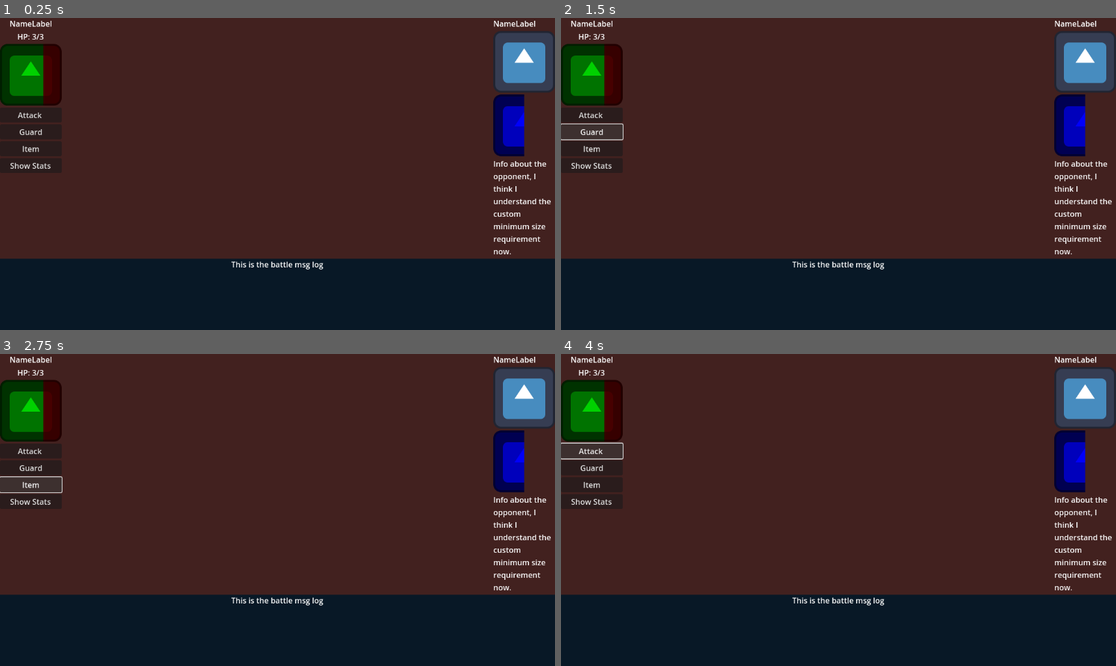
Above: before the commit, frames 1-4 (two rows, left to right).
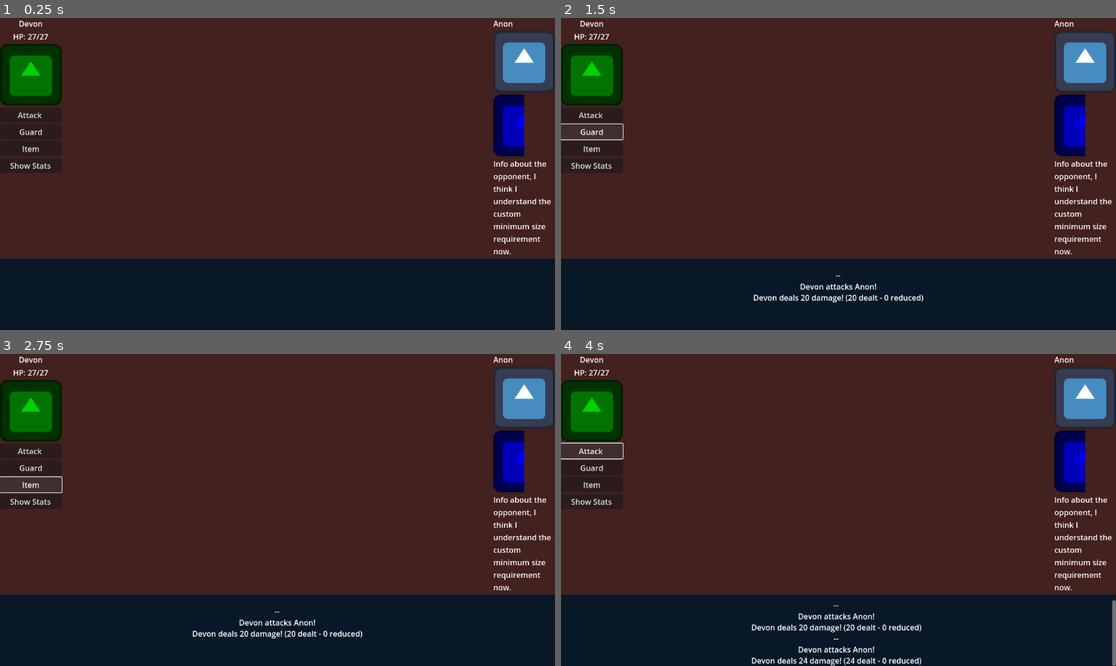
Above: after the commit, the same moments.

Repository: Cuppit/UI-Fights2
Game: Godot game, scene res://scenes/main_game_ui.tscn
Two runs of this game, one before a commit and one after it. Both use one fixed random seed, a clock stepped at 60 frames per second and the inputs below. The engine's default icon, where the game draws it, is replaced by a stand-in: a white triangle on a blue panel in a dark square.
Inputs:
- Up to frame 1 (0.25 s): no input
- Up to frame 2 (1.5 s): click "Attack" at 0.5 s; click "Guard" at 1.25 s
- Up to frame 3 (2.75 s): click "Item" at 2 s
- Up to frame 4 (4 s): click "Show Stats" at 2.75 s; click "Attack" at 3.5 s

The runs differ from the first frame. In frame 1, 1.1% of the frame differs, in the area x 1-97%, y 0-81%; in frame 2, 1.6%; in frame 3, 1.6%; in frame 4, 2.2%, in the area x 1-100%, y 0-100%.

Commit message:
database scripts implemented

Diff:
--- a/scenes/main_game_ui.tscn
+++ b/scenes/main_game_ui.tscn
@@ -117,14 +117,14 @@
 size_flags_vertical = 3
 color = Color(0.0316364, 0.0940824, 0.147707, 1)
 
-[node name="RichTextLabel" type="RichTextLabel" parent="Background/VBoxContainer/InfoBox"]
+[node name="BattleLog" type="RichTextLabel" parent="Background/VBoxContainer/InfoBox"]
 layout_mode = 1
 anchors_preset = 15
 anchor_right = 1.0
 anchor_bottom = 1.0
 grow_horizontal = 2
 grow_vertical = 2
-text = "This is the battle msg log"
+scroll_following = true
 horizontal_alignment = 1
 
 [connection signal="pressed" from="Background/VBoxContainer/HBoxContainer/PlayerUI/BtnAttack" to="." method="_on_btn_attack_pressed"]
--- /dev/null
+++ b/scripts/databases/armor_db.gd
@@ -0,0 +1,5 @@
+extends Node
+
+func build_armor_db():
+	Global.armorDB["None"]=Armor.new()
+	Global.armorDB["Gambeson"]=Armor.new("Gambeson", 1, Armor.ArmorType.LIGHT, "Minimal protection for your person.")
--- /dev/null
+++ b/scripts/databases/character_db.gd
@@ -0,0 +1 @@
+extends Node
--- /dev/null
+++ b/scripts/databases/weapon_db.gd
@@ -0,0 +1,7 @@
+extends Node
+
+func build_weapon_db():
+	Global.weaponDB["None"]=Weapon.new()
+	Global.weaponDB["Dagger"]=Weapon.new("Dagger",3, Weapon.DamageType.SLASHING, "A standard six-inch all-purpose blade.")
+	Global.weaponDB["Club"]=Weapon.new("Club",3, Weapon.DamageType.BLUDGEONING, "A weapon for applying blunt trauma.")
+	Global.weaponDB["Shortspear"]=Weapon.new("Shortspear",3, Weapon.DamageType.PIERCING, "A three-foot pole with a sharp point at the end.")
--- a/scripts/game_character.gd
+++ b/scripts/game_character.gd
@@ -26,7 +26,9 @@
 
 func get_dex():
 
-	print("DEBUG: type of Global.weaponDB.get(equipped_weapon,'None') is: ",Global.weaponDB.get(equipped_weapon,"None"))
+	print("DEBUG: Global.weaponDB.get(",equipped_weapon,"'None') yields: ",\
+		Global.weaponDB.get(equipped_weapon,"None"),"Weapon name is:",\
+		Global.weaponDB.get(equipped_weapon,"None").weapon_name)
 	var total = base_dex \
 		+ Global.weaponDB.get(equipped_weapon,"None").stat_bonuses.get("dex") \
 		+ Global.armorDB.get(equipped_armor,"None").stat_bonuses.get("dex")
@@ -57,7 +59,7 @@
 ## More to be defined later, but the most basic factor: constitution * 3.
 ## (And also max health can never go below 1)
 func get_max_health():
-	var total = (get_con()*3)
+	var total = (get_con()*9)
 	return total if total > 1 else 1
 
 ## Debug function to test how script hierarchy/scoping works in Godot
@@ -67,7 +69,11 @@
 func process_turn(ability_name="", target=null):
 	Abilities.execute_ability(self, ability_name, target)
 
-func _init(stren=1, dex=1, con=1):
+func _init(chname="Anon",stren=1, dex=1, con=1):
+	character_name=chname
 	base_str = stren
 	base_dex = dex
 	base_con = con
+
+	## Initialize starting stats that are changable (e.g. HP)
+	curr_health = get_max_health()
--- a/scripts/global/abilities.gd
+++ b/scripts/global/abilities.gd
@@ -10,25 +10,18 @@
 			if tgt==null:
 				print("  error in function 'Abilities.execute_ability(",user,ability_name,tgt,")' -- no target for the attack")
 			else:
-				print("    Character",user,"is attacking target:",tgt)
 				var roll_range = user.get_accuracy() + tgt.get_evasion()
 				var attack_roll = rng.randi_range(1, roll_range)
-				print("    attacker accuracy: ",user.get_accuracy())
-				print("    attack roll result:",attack_roll,"/",roll_range)
 				if attack_roll > user.get_accuracy():
-					print("    Character",user,"MISSES!")
+					Global.battle_log.append(str(user," misses!"))
 				else:
-					print("    Character",user,"HITS!")
 					#calculate damage dealt
 					var dmg_dealt = user.get_damage() + rng.randi_range(0,user.get_damage())
 					var dmg_resisted = tgt.get_armor()
 
 					var net_dmg = dmg_dealt - dmg_resisted
-
+					Global.battle_log.append(str(user.character_name," deals ",net_dmg," damage! (",dmg_dealt," dealt - ",dmg_resisted," reduced)"))
 					#Apply damage (ensure "negative" damage isn't applied if armor completely blocks attack)
-					print("    Target health BEFORE damage dealt:",tgt.curr_health)
 					tgt.curr_health -= net_dmg if net_dmg > 0 else 0
-					print("    Damage dealt:",dmg_dealt,"-",dmg_resisted,"=",dmg_dealt-dmg_resisted)
-					print("    Target remaining health:",tgt.curr_health)
 		_:
 			print("MSG: Abilities.execute_ability(): No valid ability name attempted to execute?")
--- a/scripts/global/global.gd
+++ b/scripts/global/global.gd
@@ -4,15 +4,36 @@
 
 var weaponDB = {"None":Weapon.new()}
 var armorDB = {"None":Armor.new()}
+#var characterDB ={"Placeholder":GameCharacter.new()}
 
+## Gain access to scripts designed to build databases for game use
+## Potentially over-engineering, however want raw data to be somewhat separate from main logic
+var WeaponDBScript = preload("res://scripts/databases/weapon_db.gd")
+var ArmorDBScript = preload("res://scripts/databases/armor_db.gd")
+var CharacterDBScript = preload("res://scripts/databases/character_db.gd")
+
+
+## Cleared before every battle.  Battle messages are logged as an array
+## of strings that the battle UI pulls from regularly.
+
+var battle_log = [""]
+signal battle_log_updated(battle_log)
+
+# TODO 20250719: remove signal-related stuff like this
+func update_battle_log(msg=""):
+	battle_log.append(msg)
+	emit_signal("battle_log_updated", msg)
 
 ## Function to build the globally accessible weaponDB.
 func build_weapon_db():
-	weaponDB["None"]=Weapon.new()
-	weaponDB["Dagger"]=Weapon.new("Dagger",3, Weapon.DamageType.SLASHING, "A standard six-inch all-purpose blade.")
-	weaponDB["Club"]=Weapon.new("Club",3, Weapon.DamageType.BLUDGEONING, "A weapon for applying blunt trauma.")
-	weaponDB["Shortspear"]=Weapon.new("Shortspear",3, Weapon.DamageType.PIERCING, "A three-foot pole with a sharp point at the end.")
+	var wdbs = WeaponDBScript.new()
+	wdbs.build_weapon_db()
+
 
 func build_armor_db():
-	armorDB["None"]=Armor.new()
-	armorDB["Gambeson"]=Armor.new("Gambeson", 1, Armor.ArmorType.LIGHT, "Minimal protection for your person.")
+	var adbs = ArmorDBScript.new()
+	adbs.build_armor_db()
+
+
+func build_character_db():
+	Global.characterDB["None"]=GameCharacter.new()
--- a/scripts/main_game_ui.gd
+++ b/scripts/main_game_ui.gd
@@ -1,32 +1,66 @@
 extends Control
 
 var player: GameCharacter
-
 var opponent: GameCharacter
 
+func update_battle_log(msg=""):
+	if msg != "":
+		Global.update_battle_log(msg)
+	## clear log before re-filling
+	$Background/VBoxContainer/InfoBox/BattleLog.text = ""
+	for x in Global.battle_log:
+		$Background/VBoxContainer/InfoBox/BattleLog.text += (x+'\n')
 
-## An array of strings, which is the list of messages reported to the
-## battle manager explaining what's happening
-var battle_log = []
+## Check and update all features of the UI
+func update_ui():
+	## --- UPDATING PLAYER INFORMATION ---
+	# Update player's name
+	$Background/VBoxContainer/HBoxContainer/PlayerUI/Name.text = player.character_name
+
+	# Update player's current HP
+	$Background/VBoxContainer/HBoxContainer/PlayerUI/CurrentHP.text = str("HP: ",player.curr_health,"/",player.get_max_health())
+
+	# Update player's health bar
+	$Background/VBoxContainer/HBoxContainer/PlayerUI/HealthBar.max_value = player.get_max_health()
+	$Background/VBoxContainer/HBoxContainer/PlayerUI/HealthBar.value = player.curr_health
+
+	## --- UPDATING OPPONENT INFORMATION ---
+	# Update opponent's name
+	$Background/VBoxContainer/HBoxContainer/OpponentUI/Name.text = opponent.character_name
+
+	# Update opponent's current HP TODO 20250719: decide whether to display opponent HP and/or what conditions to do so under
+	#$Background/VBoxContainer/HBoxContainer/OpponentUI/CurrentHP.text = str("HP: ",opponent.curr_health,"/",opponent.get_max_health())
+	# Update opponent's health bar
+	# $Background/VBoxContainer/HBoxContainer/OpponentUI/HealthBar.max_value = opponent.get_max_health()
+	# $Background/VBoxContainer/HBoxContainer/OpponentUI/HealthBar.value = opponent.curr_health
+
 
 func _ready():
+	# Connect signals
+	# Global.connect("battle_log_updated", self, "_on_battle_log_updated")
+
 	#generate the game resources as defined in scripts
+	print("Building game databases:")
 	Global.build_weapon_db()
 	Global.build_armor_db()
 
-	player = GameCharacter.new()
+	print("building characters:")
+	player = GameCharacter.new("Devon",3,3,3)
+	player.equipped_weapon = "Dagger"
 	player.print_health()
 
 	opponent = GameCharacter.new()
 
+	# make an initial update to the UI
+	update_ui()
 
 func _on_btn_attack_pressed():
-	battle_log.append(str(player.character_name,"attacks!"))
+
+	update_battle_log(str("--\n",player.character_name," attacks ",opponent.character_name,"!"))
 	player.process_turn("attack", opponent)
+	update_battle_log()
 	#opponent.process_turn()
 	pass # Replace with function body.
-
-
 
 func _on_btn_guard_pressed():
 	pass # Replace with function body.
@@ -38,3 +72,9 @@
 
 func _on_btn_stats_pressed():
 	pass # Replace with function body.
+
+func _on_battle_log_updated():
+		## clear log before re-filling
+	$Background/VBoxContainer/InfoBox/BattleLog.text = ""
+	for x in Global.battle_log:
+		$Background/VBoxContainer/InfoBox/BattleLog.text += (x+'\n')
Not shown, changed: devdocs/20250718_finishinggamedesign.txt
Not shown, added: devdocs/20250719_battlelog.txt
Not shown, added: scripts/databases/armor_db.gd.uid
Not shown, added: scripts/databases/character_db.gd.uid
Not shown, added: scripts/databases/weapon_db.gd.uid
